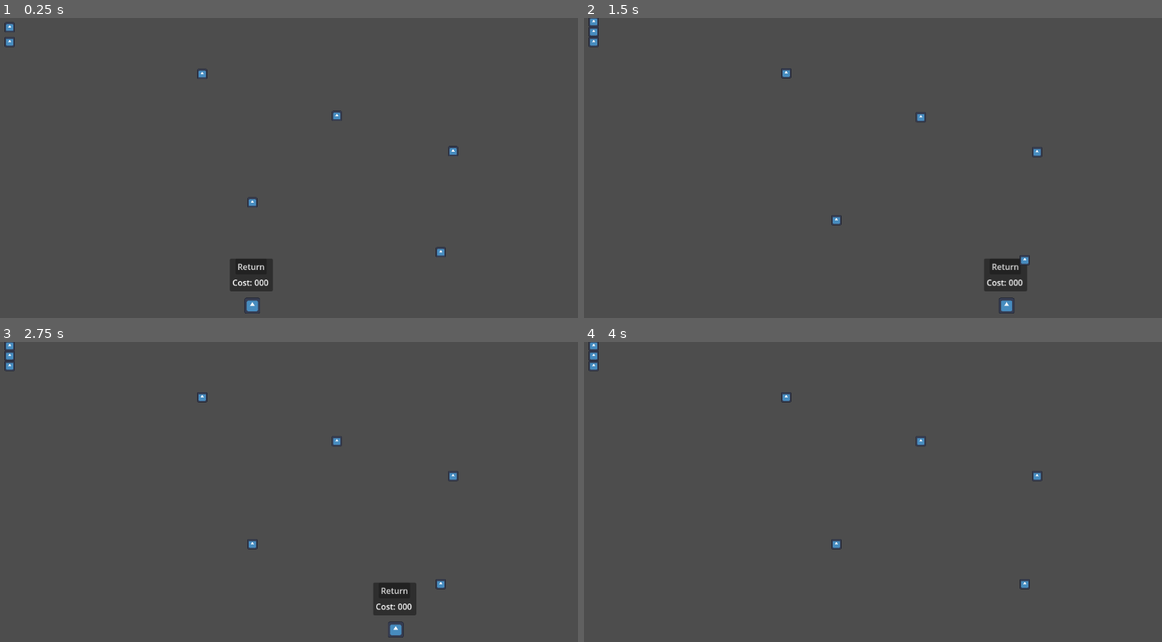
Above: before the commit, frames 1-4 (two rows, left to right).
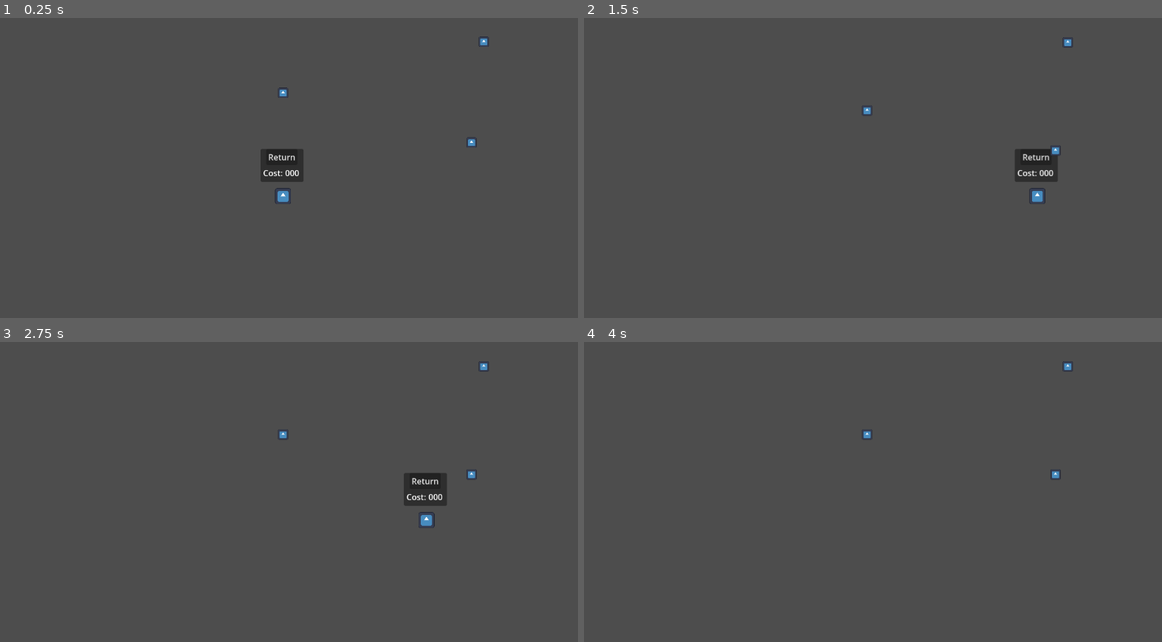
Above: after the commit, the same moments.

Repository: lplinna/Upcharge
Game: Godot game, scene res://Scenes/main_scene.tscn
Same seed, same stepped clock (60 frames per second), same inputs: the game is played once before the commit and once after it. The engine's default icon, where the game draws it, is replaced by a stand-in: a white triangle on a blue panel in a dark square.
Inputs:
- Up to frame 1 (0.25 s): no input
- Up to frame 2 (1.5 s): hold D (move_right) from 0.53 s (still down); tap W (move_up) at 0.77 s
- Up to frame 3 (2.75 s): tap W (move_up) at 1.52 s; release D (move_right) at 2.03 s; hold A (move_left) from 2.03 s (still down)
- Up to frame 4 (4 s): release A (move_left) at 2.78 s; hold D (move_right) from 2.78 s (still down); tap W (move_up) at 3.02, 3.77 s

The runs differ from the first frame. In frame 1, 2.1% of the frame differs, in the area x 0-85%, y 1-99%; in frame 2, 2.1%; in frame 3, 2.2%, in the area x 0-85%, y 0-99%; in frame 4, 0.5%.

Commit message:
Initial push

Diff:
--- a/Scenes/main_scene.tscn
+++ b/Scenes/main_scene.tscn
@@ -1,9 +1,10 @@
-[gd_scene load_steps=10 format=3 uid="uid://dmxh36lkghlvy"]
+[gd_scene load_steps=11 format=3 uid="uid://dmxh36lkghlvy"]
 
+[ext_resource type="Script" path="res://Scripts/Camera.gd" id="1_b7r7i"]
 [ext_resource type="Texture2D" uid="uid://ccc2yu17f42bt" path="res://icon.svg" id="1_b10hd"]
 [ext_resource type="Script" path="res://Scripts/Player.gd" id="1_e7d48"]
 [ext_resource type="PackedScene" uid="uid://fjd6tdto2orx" path="res://Scenes/PopUp.tscn" id="3_k3m6n"]
-[ext_resource type="PackedScene" path="res://Scenes/Coin.tscn" id="4_l0prk"]
+[ext_resource type="PackedScene" uid="uid://cdm56i1aanfts" path="res://Scenes/Coin.tscn" id="4_l0prk"]
 
 [sub_resource type="CapsuleShape2D" id="CapsuleShape2D_rmbm4"]
 radius = 18.0
@@ -22,6 +23,12 @@
 size = Vector2(147.875, 27)
 
 [node name="Node2D" type="Node2D"]
+
+[node name="Camera2D" type="Camera2D" parent="." node_paths=PackedStringArray("player_ref")]
+position = Vector2(516, 538)
+position_smoothing_enabled = true
+script = ExtResource("1_b7r7i")
+player_ref = NodePath("../Player")
 
 [node name="Player" type="CharacterBody2D" parent="."]
 position = Vector2(516, 538)
--- /dev/null
+++ b/Scripts/Camera.gd
@@ -0,0 +1,26 @@
+extends Camera2D
+
+## Reference to player.
+@export var player_ref: Player
+
+## Enum for camera behavior.
+enum camera_mode {
+	JUMP_KING,
+	SIMPLE,
+	X_LOCKED
+}
+
+## Chosen camera behavior.
+@export var current_mode: camera_mode
+
+func _process(delta):
+	match current_mode:
+		camera_mode.JUMP_KING:
+			var top_screen = self.position.y - (0.5 * get_viewport_rect().size.y)
+			var leonine = abs(player_ref.position.y - position.y)
+			if player_ref.position.y < top_screen:
+				position.y = player_ref.position.y
+		camera_mode.SIMPLE:
+			position = player_ref.position
+		camera_mode.X_LOCKED:
+			position.y = player_ref.position.y
